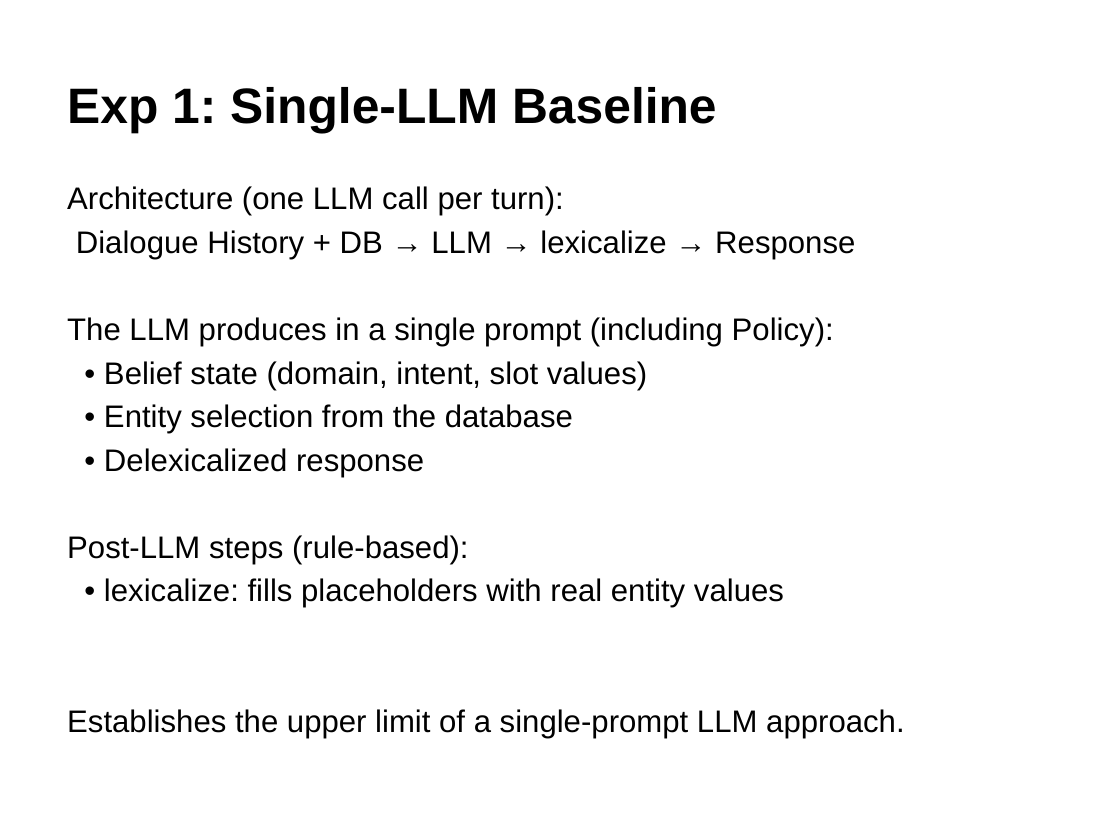
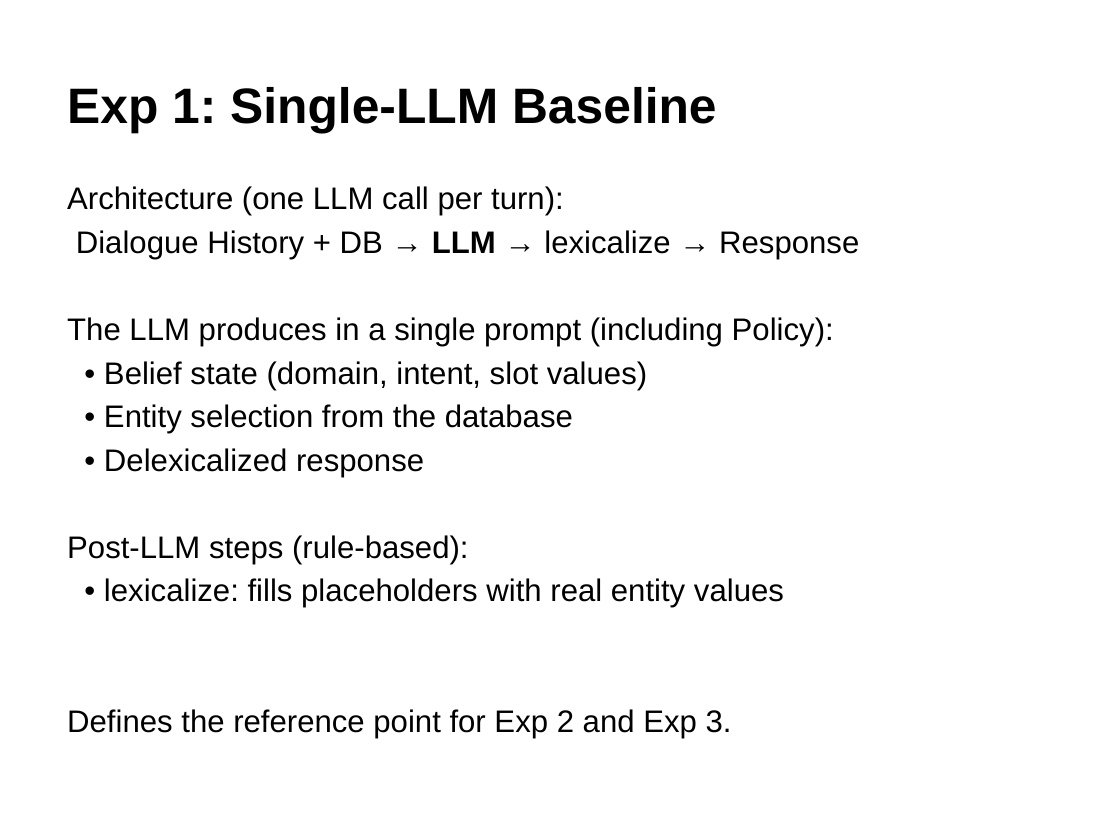
Before and after one commit to GiX007/mlp4cs, a slide deck: slide 7 of docs/presentation.pptx. Drawn at 1120x840 pixels with LibreOffice and Linux fonts; fonts in the diff are those of the drawing. Boxes give left, top, right and bottom in pixels: in the first picture for what was removed or moved away, otherwise in the second. Text is boxed around its words. In the diff, an @@ line names an element or a change of style, - is before the commit and + after.

```diff
--- a/docs/presentation.pptx
+++ b/docs/presentation.pptx
@@ text at [76, 230, 859, 259]: bold on in "LLM" @@
@@ text at [67, 709, 732, 738]: text changed @@
-Establishes the upper limit of a single-prompt LLM approach.
+Defines the reference point for Exp 2 and Exp 3.
```
Also in this commit, not shown: 4 other slides changed.
